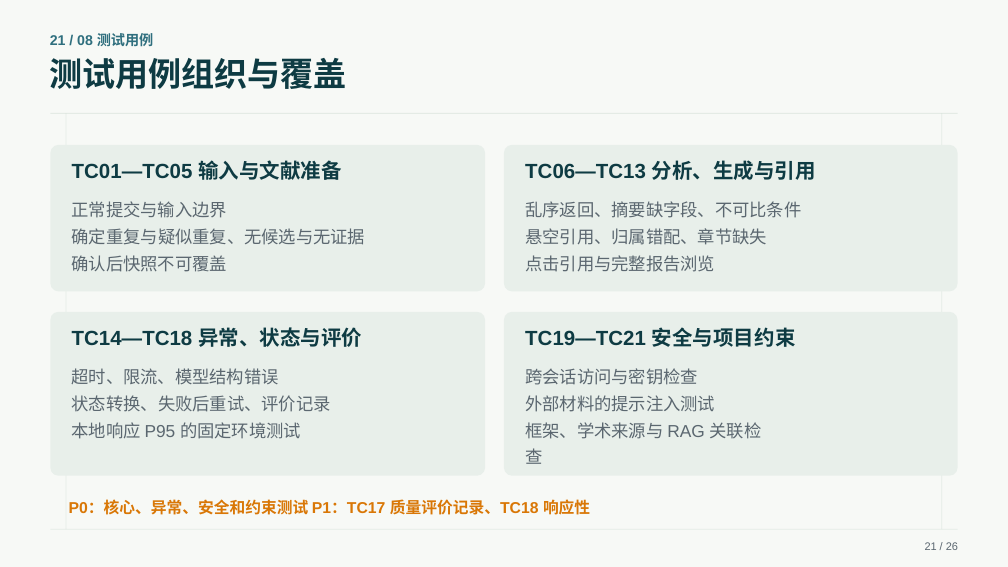
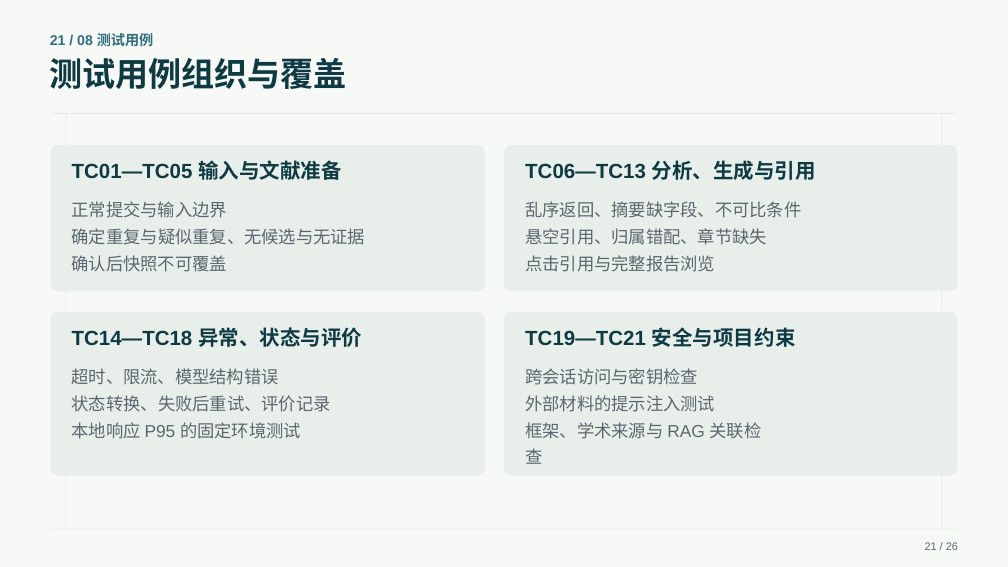
Before and after one commit to wdxf2/Paper-Agent, a slide deck: slide 21 of 需求分析/需求分析设计汇报第二版.pptx. Drawn at 1008x567 pixels with LibreOffice and Linux fonts; fonts in the diff are those of the drawing. Boxes give left, top, right and bottom in pixels: in the first picture for what was removed or moved away, otherwise in the second. Text is boxed around its words. In the diff, an @@ line names an element or a change of style, - is before the commit and + after.

```diff
--- a/需求分析/需求分析设计汇报第二版.pptx
+++ b/需求分析/需求分析设计汇报第二版.pptx
@@ text removed at (69, 499, 590, 515) @@
-P0：核心、异常、安全和约束测试 P1：TC17 质量评价记录、TC18 响应性
```
Also in this commit, not shown: 7 other slides changed.
